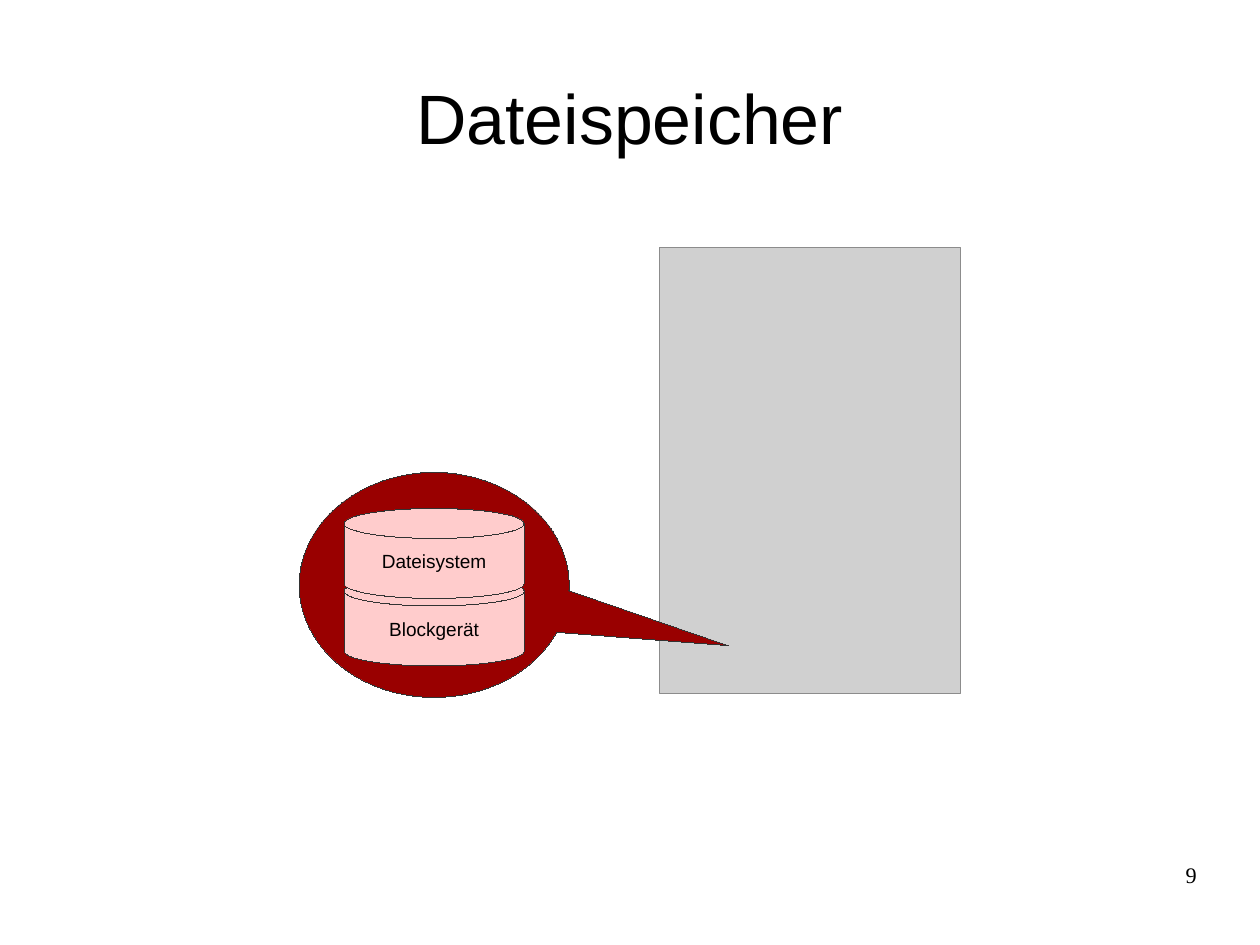
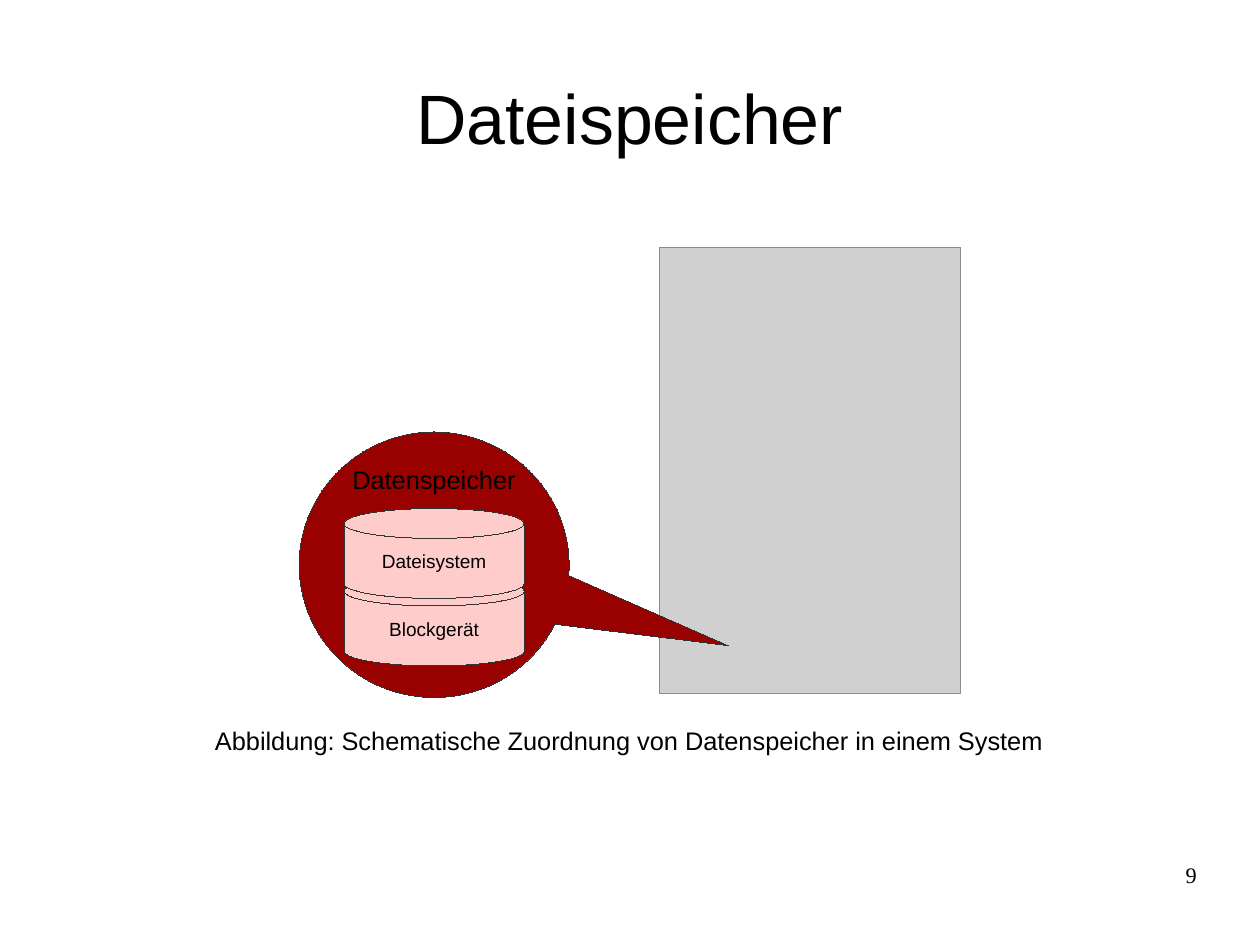
Before and after one commit to celentanos/inora, a slide deck: slide 9 of inora_vortrag_a.odp. Drawn at 1260x945 pixels with LibreOffice and Linux fonts; fonts in the diff are those of the drawing; grey boxes stand for pictures. Boxes give left, top, right and bottom in pixels: in the first picture for what was removed or moved away, otherwise in the second. Text is boxed around its words. In the diff, an @@ line names an element or a change of style, - is before the commit and + after.

```diff
--- a/inora_vortrag_a.odp
+++ b/inora_vortrag_a.odp
@@ speech bubble: place and size @@
-speech bubble at <box>300,472,569,697</box>
+speech bubble at <box>300,432,569,697</box>
@@ speech bubble at <box>300,432,569,697</box>: proportions changed @@
@@ text added at <box>352,470,515,495</box>, 16 pt, text #000000 @@
+Datenspeicher
@@ text added at <box>215,731,1042,756</box>, 16 pt, text #000000 @@
+Abbildung: Schematische Zuordnung von Datenspeicher in einem System
```
Also in this commit, not shown: 5 other slides changed, 2 slides added, 1 slide removed, 2 other files.
